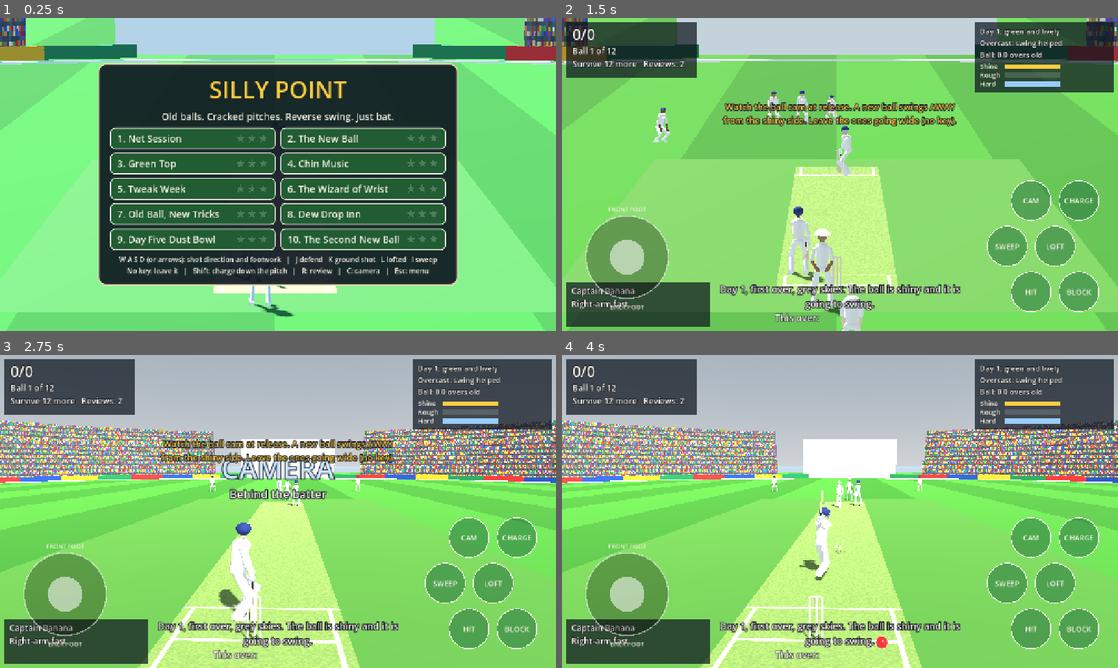
Above: before the commit, frames 1-4 (two rows, left to right).
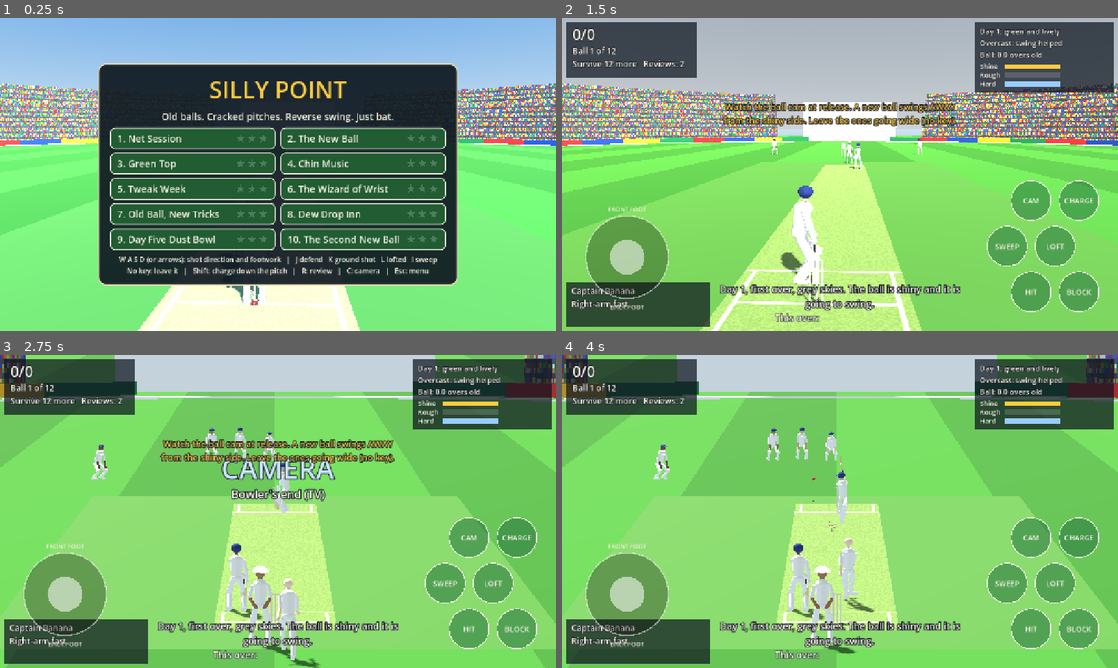
Above: after the commit, the same moments.

Repository: ahab94/silly-point
Game: Godot game, scene res://scenes/main.tscn
The game is run twice, just before and just after one commit, with the same random seed, the same clock (stepped at 60 frames per second) and the same inputs.
Inputs (mouse positions are in pixels of both pictures, inside the frame that each line leads up to):
- Up to frame 1 (0.25 s): no input
- Up to frame 2 (1.5 s): click "2. The New Ball" at 0.5 s; click "Bat! (Enter)" at 1.25 s
- Up to frame 3 (2.75 s): tap Enter (confirm) at 2 s; move the mouse to (400, 495) at 2.02 s; hold D (dir_right) from 2.03 s (still down); hold C (camera) from 2.03 s (still down); click (400, 495) at 2.17 s; tap Space at 2.27 s
- Up to frame 4 (4 s): release D (dir_right) at 2.75 s; release C (camera) at 2.75 s; drag from (728, 527) to (812, 574) at 2.77 s; move the mouse to (895, 442) at 3.52 s; hold D (dir_right) from 3.53 s (still down); hold Shift (dance) from 3.53 s (still down)

The runs differ from the first frame. In frame 1, 31% of the frame differs, in the area x 0-100%, y 0-100%; in frame 2, 50%; in frame 3, 50%; in frame 4, 52%.

Commit message:
Default back to the behind-the-batter camera; TV view stays on C
Co-Authored-By: Claude Opus 5.5 <noreply@anthropic.com>

Diff:
--- a/scripts/game.gd
+++ b/scripts/game.gd
@@ -42,7 +42,7 @@
 var cond
 var rng := RandomNumberGenerator.new()
 var save_enabled := true
-var cam_mode := "bowler"           # "bowler" (TV view from the bowler's end) or "batter"
+var cam_mode := "batter"           # "batter" (behind the batter, the default) or "bowler" (TV view)
 var best_stars := {}
 
 # Scene pieces
Not shown, changed: README.md
